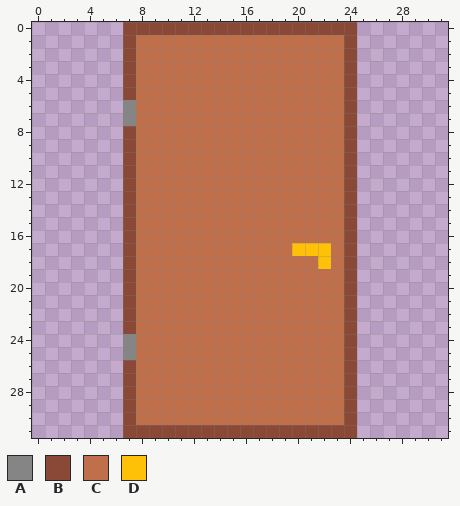
Pixel-art sprite -- bad-luck-super-haunted-main/bad-luck-super-haunted-main/sprites/door.png. Above is the file before it was changed.
The file is 32x32 pixels.
Palette (. is transparent): A #858585  B #8a4836  C #bf6f4a  D #ffc107
And afterwards:
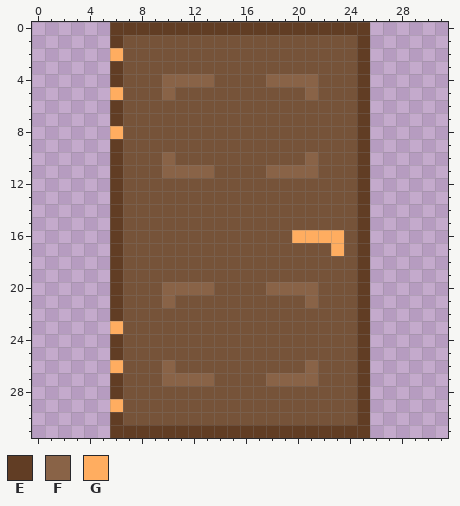
Colours new in this view: E #613d24  F #896347  G #ffad60
Change:
{"colour":"C","old":"#bf6f4a","new":"#765339"}
{"y":0,"x":6,"old":".BBBBBBBBBBBBBBBBBB.","new":"EEEEEEEEEEEEEEEEEEEE"}
{"y":1,"x":6,"old":".B","new":"EC"}
{"y":1,"x":24,"old":"B.","new":"CE"}
{"y":2,"x":6,"old":".B","new":"GC"}
{"y":2,"x":24,"old":"B.","new":"CE"}
{"y":3,"x":6,"old":".B","new":"EC"}
{"y":3,"x":24,"old":"B.","new":"CE"}
{"y":4,"x":6,"old":".B","new":"EC"}
{"y":4,"x":10,"old":"CCCC","new":"FFFF"}
{"y":4,"x":18,"old":"CCCC","new":"FFFF"}
{"y":4,"x":24,"old":"B.","new":"CE"}
{"y":5,"x":6,"old":".B","new":"GC"}
{"y":5,"x":10,"old":"C","new":"F"}
{"y":5,"x":21,"old":"C","new":"F"}
{"y":5,"x":24,"old":"B.","new":"CE"}
{"y":6,"x":6,"old":".A","new":"EC"}
{"y":6,"x":24,"old":"B.","new":"CE"}
{"y":7,"x":6,"old":".A","new":"EC"}
{"y":7,"x":24,"old":"B.","new":"CE"}
{"y":8,"x":6,"old":".B","new":"GC"}
{"y":8,"x":24,"old":"B.","new":"CE"}
{"y":9,"x":6,"old":".B","new":"EC"}
{"y":9,"x":24,"old":"B.","new":"CE"}
{"y":10,"x":6,"old":".B","new":"EC"}
{"y":10,"x":10,"old":"C","new":"F"}
{"y":10,"x":21,"old":"C","new":"F"}
{"y":10,"x":24,"old":"B.","new":"CE"}
{"y":11,"x":6,"old":".B","new":"EC"}
{"y":11,"x":10,"old":"CCCC","new":"FFFF"}
{"y":11,"x":18,"old":"CCCC","new":"FFFF"}
{"y":11,"x":24,"old":"B.","new":"CE"}
{"y":12,"x":6,"old":".B","new":"EC"}
{"y":12,"x":24,"old":"B.","new":"CE"}
{"y":13,"x":6,"old":".B","new":"EC"}
{"y":13,"x":24,"old":"B.","new":"CE"}
{"y":14,"x":6,"old":".B","new":"EC"}
{"y":14,"x":24,"old":"B.","new":"CE"}
{"y":15,"x":6,"old":".B","new":"EC"}
{"y":15,"x":24,"old":"B.","new":"CE"}
{"y":16,"x":6,"old":".B","new":"EC"}
{"y":16,"x":20,"old":"CCCCB.","new":"GGGGCE"}
{"y":17,"x":6,"old":".B","new":"EC"}
{"y":17,"x":20,"old":"DDDCB.","new":"CCCGCE"}
{"y":18,"x":6,"old":".B","new":"EC"}
{"y":18,"x":22,"old":"D","new":"C"}
{"y":18,"x":24,"old":"B.","new":"CE"}
{"y":19,"x":6,"old":".B","new":"EC"}
{"y":19,"x":24,"old":"B.","new":"CE"}
{"y":20,"x":6,"old":".B","new":"EC"}
{"y":20,"x":10,"old":"CCCC","new":"FFFF"}
{"y":20,"x":18,"old":"CCCC","new":"FFFF"}
{"y":20,"x":24,"old":"B.","new":"CE"}
{"y":21,"x":6,"old":".B","new":"EC"}
{"y":21,"x":10,"old":"C","new":"F"}
{"y":21,"x":21,"old":"C","new":"F"}
{"y":21,"x":24,"old":"B.","new":"CE"}
{"y":22,"x":6,"old":".B","new":"EC"}
{"y":22,"x":24,"old":"B.","new":"CE"}
{"y":23,"x":6,"old":".B","new":"GC"}
{"y":23,"x":24,"old":"B.","new":"CE"}
{"y":24,"x":6,"old":".A","new":"EC"}
{"y":24,"x":24,"old":"B.","new":"CE"}
{"y":25,"x":6,"old":".A","new":"EC"}
{"y":25,"x":24,"old":"B.","new":"CE"}
{"y":26,"x":6,"old":".B","new":"GC"}
{"y":26,"x":10,"old":"C","new":"F"}
{"y":26,"x":21,"old":"C","new":"F"}
{"y":26,"x":24,"old":"B.","new":"CE"}
{"y":27,"x":6,"old":".B","new":"EC"}
{"y":27,"x":10,"old":"CCCC","new":"FFFF"}
{"y":27,"x":18,"old":"CCCC","new":"FFFF"}
{"y":27,"x":24,"old":"B.","new":"CE"}
{"y":28,"x":6,"old":".B","new":"EC"}
{"y":28,"x":24,"old":"B.","new":"CE"}
{"y":29,"x":6,"old":".B","new":"GC"}
{"y":29,"x":24,"old":"B.","new":"CE"}
{"y":30,"x":6,"old":".B","new":"EC"}
{"y":30,"x":24,"old":"B.","new":"CE"}
{"y":31,"x":6,"old":".BBBBBBBBBBBBBBBBBB.","new":"EEEEEEEEEEEEEEEEEEEE"}
{"label":"changed","picture_box":[110,22,370,438]}
